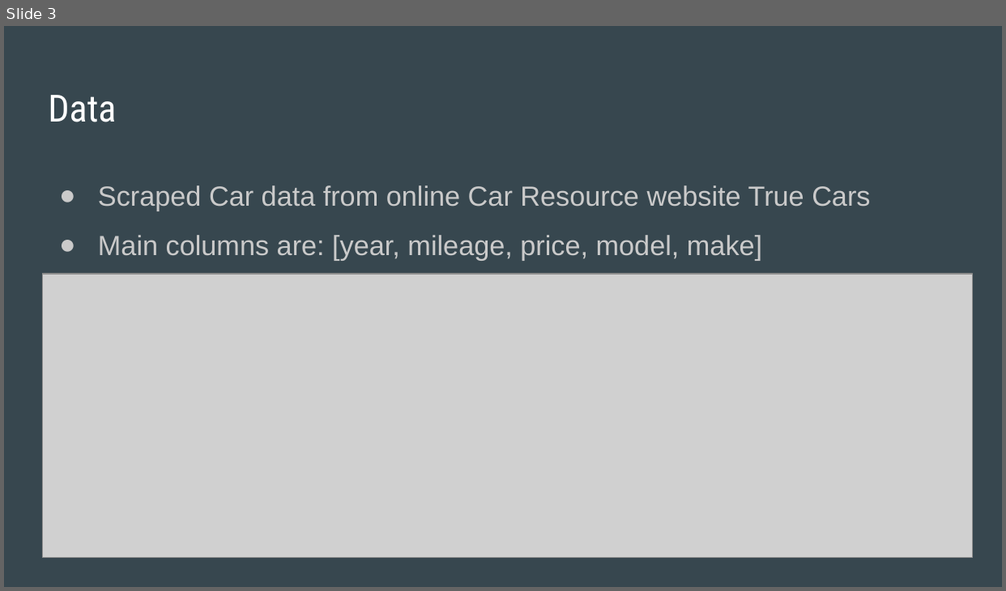
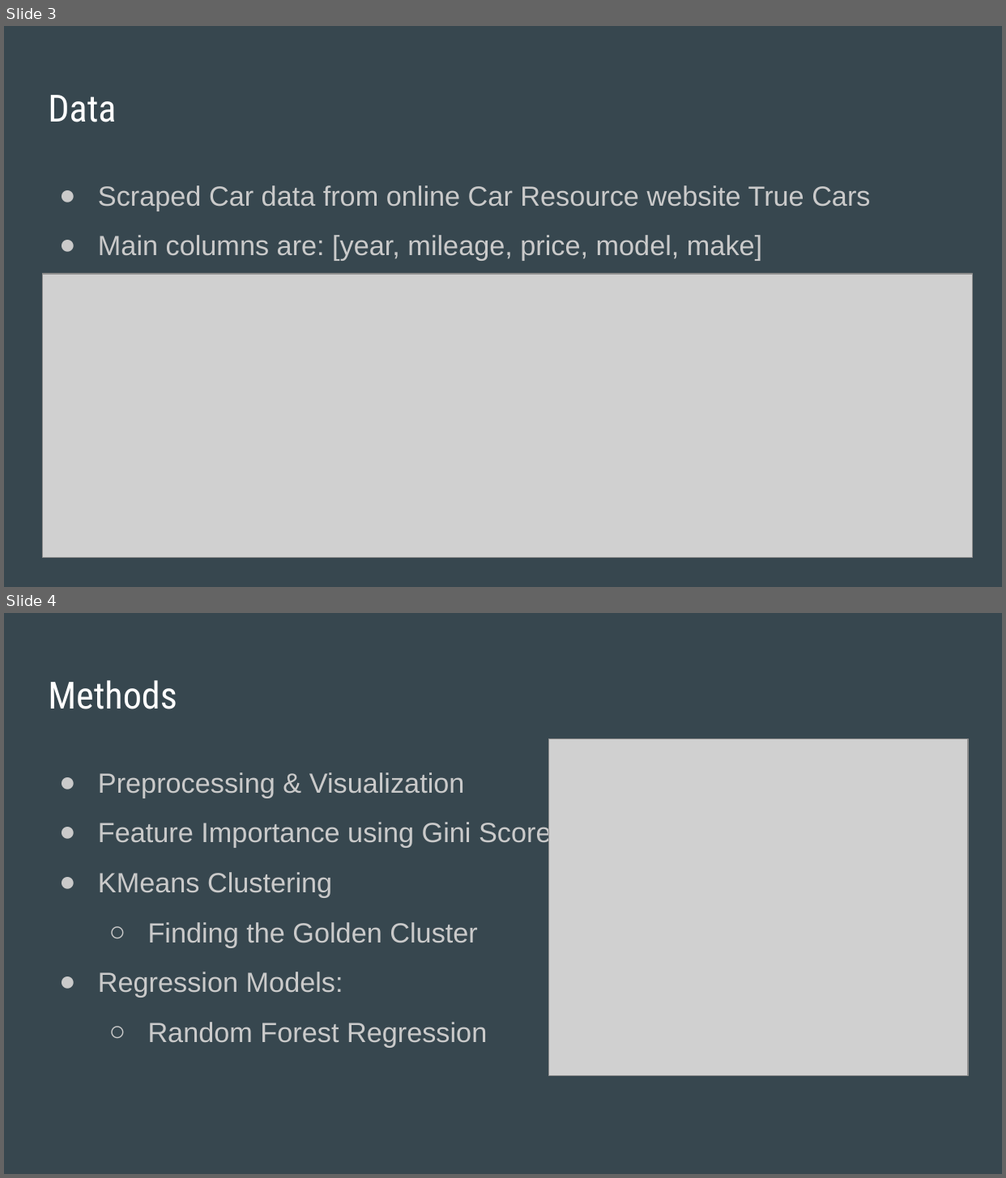
Before and after one commit to cmpe255-orion/car-price-prediction, a slide deck: documentation/Project Powerpoint.pptx. Shown one above the other, each under a label of ours: slide 3 before the commit, slides 3 and 4 after it. The pictures are 1006x591 and 1006x1178 pixels, drawn with LibreOffice and Linux fonts; fonts in the diff are those of the drawing; grey boxes stand for pictures. Boxes give left, top, right and bottom in pixels: in the first picture for what was removed or moved away, otherwise in the second. Text is boxed around its words. In the diff, an @@ line names an element or a change of style, - is before the commit and + after.

Commit message:
Add updated doc and ppt

```diff
--- a/documentation/Project Powerpoint.pptx
+++ b/documentation/Project Powerpoint.pptx
@@ slide 4 added at bbox=[4, 613, 1002, 1174], background #37474F @@
@@ title added at bbox=[48, 680, 177, 709], 27 pt, text #FFFFFF @@
+Methods
@@ picture added at bbox=[549, 739, 968, 1076] @@
@@ text added at bbox=[98, 773, 552, 1047], 20 pt, text #CACACA @@
+● Preprocessing & Visualization
+● Feature Importance using Gini Score
+● KMeans Clustering
+  ○ Finding the Golden Cluster
+● Regression Models:
+  ○ Random Forest Regression
```
Also in this commit, not shown: 1 slide changed, 1 other slide added, 2 slides removed, 1 other file.
